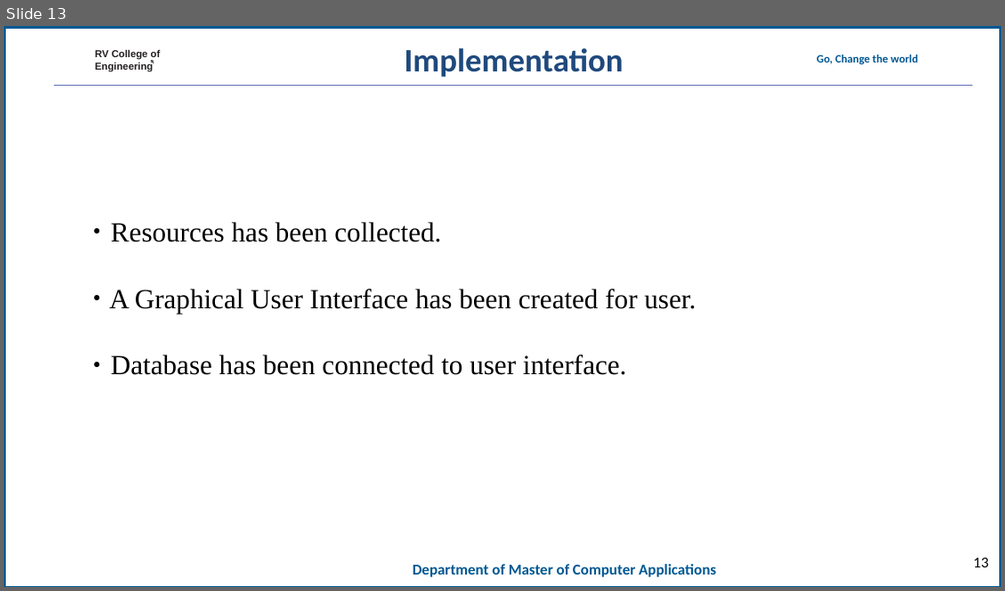
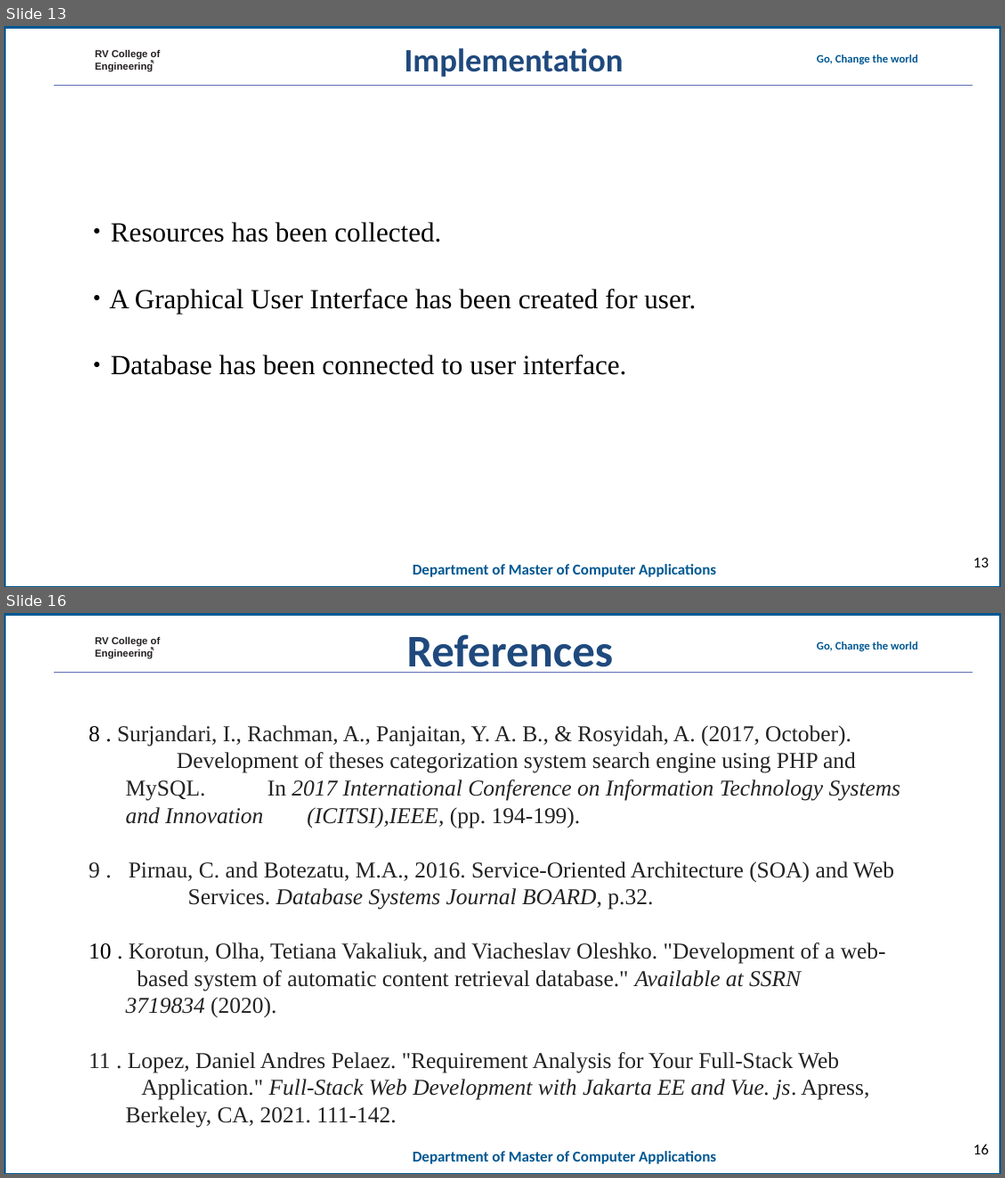
Before and after one commit to mohanrockz/Minor-Project, a slide deck: 20mca36-Minor Project_Phase 2_template11.ppt. Shown one above the other, each under a label of ours: slide 13 before the commit, slides 13 and 16 after it; the slides between them are not shown. The pictures are 1005x591 and 1005x1178 pixels, drawn with LibreOffice and Linux fonts; fonts in the diff are those of the drawing; background and template pictures are left out. Boxes give left, top, right and bottom in pixels: in the first picture for what was removed or moved away, otherwise in the second. Text is boxed around its words. In the diff, an @@ line names an element or a change of style, - is before the commit and + after.

Commit message:
11 references added

```diff
--- a/20mca36-Minor Project_Phase 2_template11.ppt
+++ b/20mca36-Minor Project_Phase 2_template11.ppt
@@ slide 16 added at [4, 613, 1001, 1174], background #FFFFFF; not listed: 7 template elements that a slide beside it also shows @@
@@ text added at [407, 634, 614, 673], 72 pt, text #1F497D, bold @@
+References
@@ text added at [89, 725, 901, 1127], 36 pt, text #222222 @@
+8 . Surjandari, I., Rachman, A., Panjaitan, Y. A. B., & Rosyidah, A. (2017, October). Development of theses categorization system search engine using PHP and MySQL. In 2017 International Conference on Information Technology Systems and Innovation (ICITSI),IEEE, (pp. 194-199).
+9 . Pirnau, C. and Botezatu, M.A., 2016. Service-Oriented Architecture (SOA) and Web Services. Database Systems Journal BOARD, p.32.
+10 . Korotun, Olha, Tetiana Vakaliuk, and Viacheslav Oleshko. "Development of a web- based system of automatic content retrieval database." Available at SSRN 3719834 (2020).
+11 . Lopez, Daniel Andres Pelaez. "Requirement Analysis for Your Full-Stack Web Application." Full-Stack Web Development with Jakarta EE and Vue. js. Apress, Berkeley, CA, 2021. 111-142.
@@ page number added at [973, 1143, 988, 1154], 24 pt, text #000000 @@
+16
```
Also in this commit, not shown: 1 slide changed, 1 other slide added, 1 slide removed.
